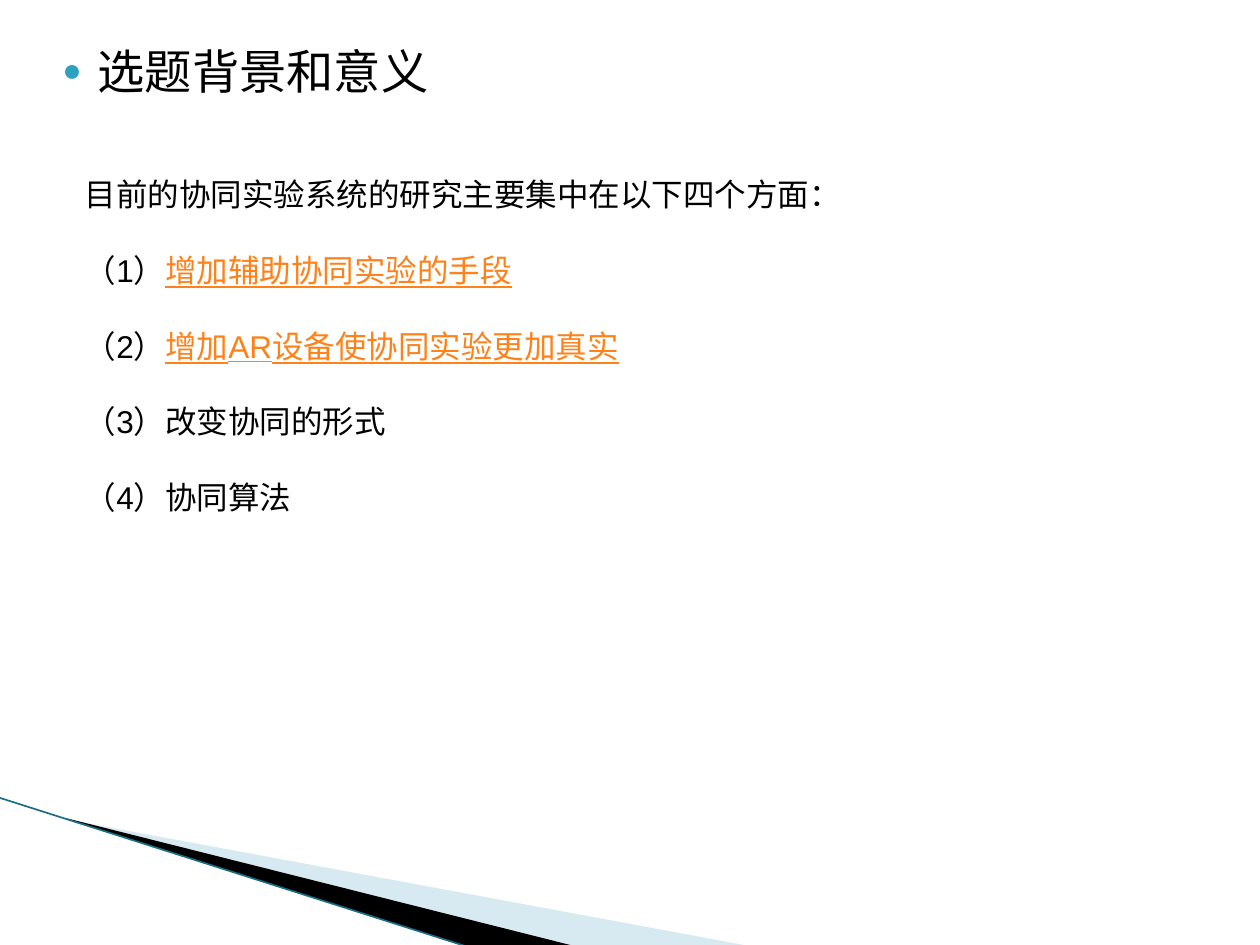
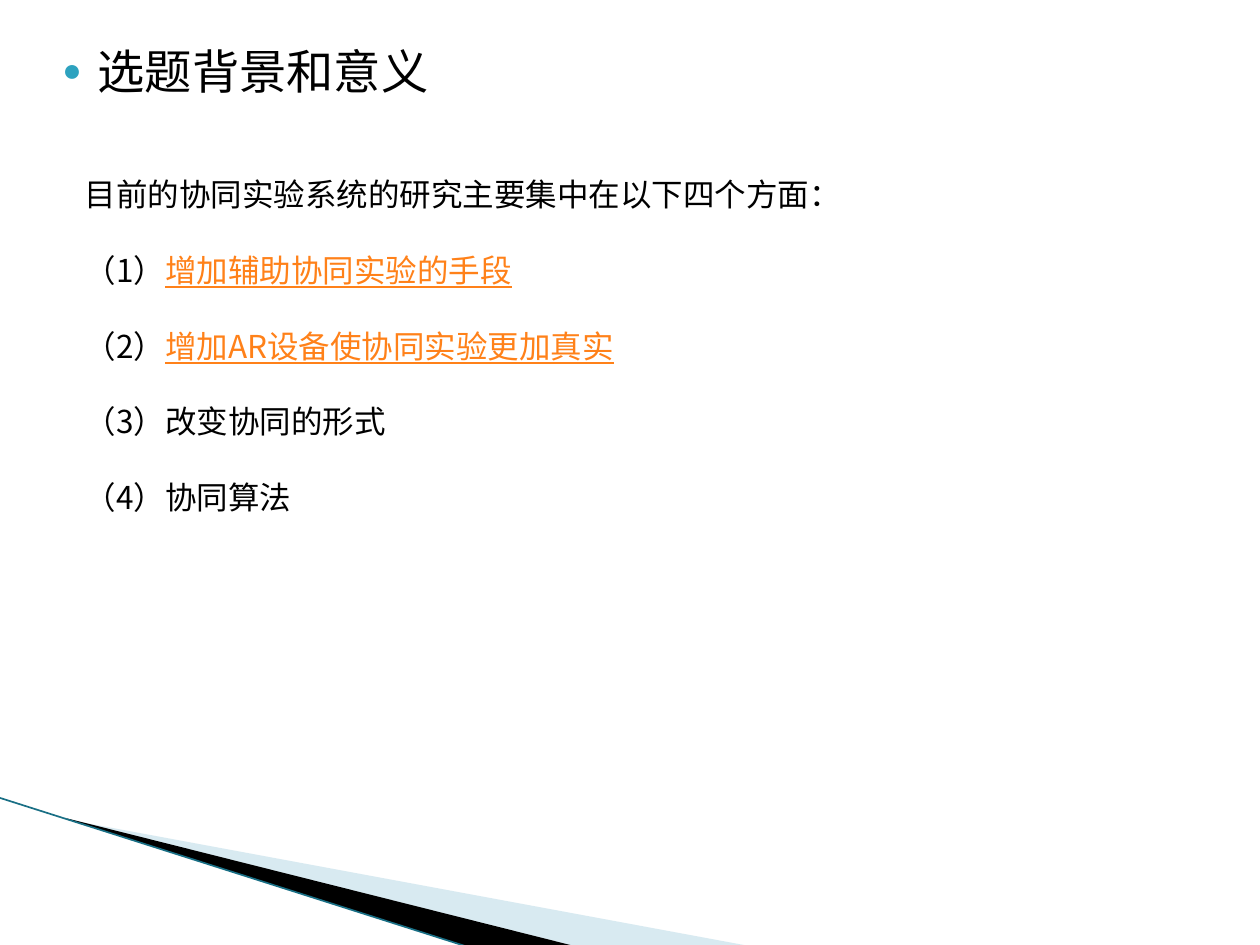
Before and after one commit to zxy15914507674/bishe, a slide deck: slide 4 of 张祥裕答辩PPT.pptx. Drawn at 1260x945 pixels with LibreOffice and Linux fonts; fonts in the diff are those of the drawing; background and template pictures are left out. Boxes give left, top, right and bottom in pixels: in the first picture for what was removed or moved away, otherwise in the second. Text is boxed around its words. In the diff, an @@ line names an element or a change of style, - is before the commit and + after.

```diff
--- a/张祥裕答辩PPT.pptx
+++ b/张祥裕答辩PPT.pptx
@@ text "目前的协同实验系统的研究主要集中在以下四个方面：" at bbox=[85, 179, 841, 512]: font Arial to Noto Sans CJK SC @@
```
Also in this commit, not shown: 3 other slides changed, 3 slides added.
